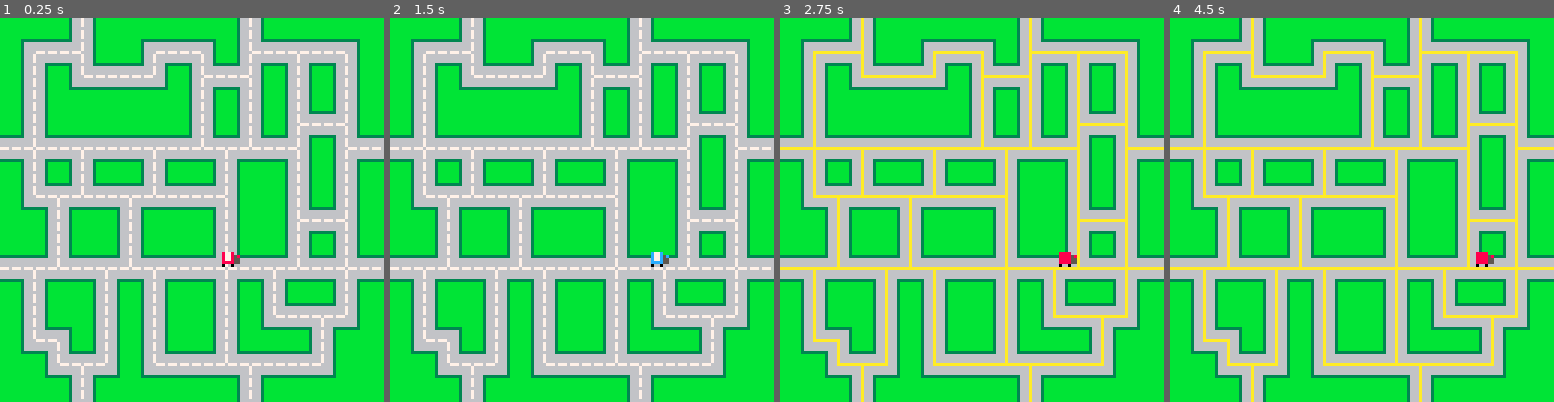
Above: before the commit, frames 1-4 (left to right).
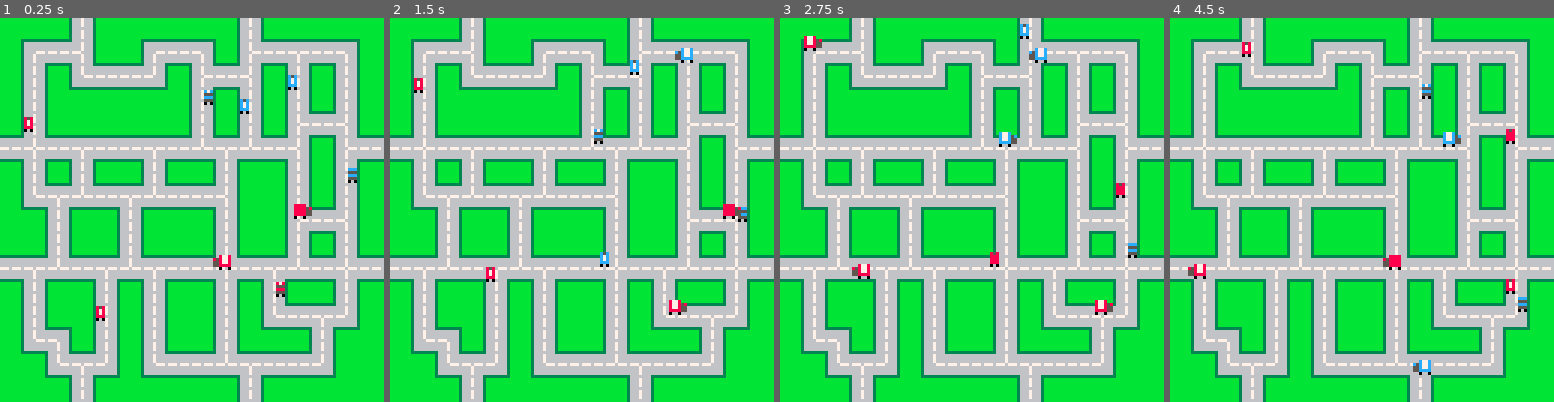
Above: after the commit, the same moments.

Repository: eddyashton/ld53
Game: PICO-8 cartridge delivery.p8
Same seed, same stepped clock (60 frames per second), same inputs: the game is played once before the commit and once after it.
Inputs:
- Up to frame 1 (0.25 s): no input
- Up to frame 2 (1.5 s): tap X (X key) at 0.33, 1.07 s; tap O (Z key) at 0.7 s
- Up to frame 3 (2.75 s): hold Right 1.6-2.1 s; tap O (Z key) at 1.7, 2.1, 2.5 s; tap X (X key) at 1.85 s; hold Up 2.15-2.42 s; hold Right from 2.47 s (still down)
- Up to frame 4 (4.5 s): tap O (Z key) every 0.4 s from 2.9 to 4.1 s; tap X (X key) at 2.97, 4.08 s; release Right at 3.03 s; hold Left 3.08-3.58 s; hold Down 3.63-3.97 s; hold Right from 4.02 s (still down)

The runs differ from the first frame. In frame 1, 1.0% of the frame differs, in the area x 6-93%, y 14-79%; in frame 2, 1.1%; in frame 3, 8.1%, in the area x 0-100%, y 0-100%; in frame 4, 8.0%.

Commit message:
Now the random trucks are cool!

Diff:
--- a/delivery.p8
+++ b/delivery.p8
@@ -49,7 +49,7 @@
  if (btnp(➡️)) tr.dir_idx = 1
  if (btnp(⬇️)) tr.dir_idx = 2
  if (btnp(⬅️)) tr.dir_idx = 3
- if (btnp(❎)) tr.full = not tr.full _dbg_draw = not _dbg_draw
+ if (btnp(❎)) tr.full = not tr.full
  if (btnp(🅾️)) tr.blue = not tr.blue
 
  if (btnp(⬆️) or btnp(➡️) or btnp(⬇️) or btnp(⬅️)) then
@@ -154,32 +153,24 @@
  end
 
  trucks = {
-  mk_truck(false, v2(75,83), 1),
+  mk_truck(false, v2(73,80), 1),
  }
 
- --[[
-	-- randomly place some trucks on the roads
+	-- randomly place some trucks on the paths
 	for i=1,8 do
-	 local cy,row = rnd_el(roads)
-	 local cx,_ = rnd_el(row)
-	 local d = rnd(dirs)
-	 local x,y = cx*8,cy*8
-	 -- correct x, y based on dir
-	 if (d == down) x+=1
-	 if (d == up) x+=5 y+=5
-	 if (d == right) x+=4 y+=2
-	 if (d == left) x+=4 y+=5
+	 local y,row = rnd_el(paths)
+	 local x,_ = rnd_el(row)
+	 local dir_idx = flr(rnd(4))
 	 add(trucks,
 	  mk_truck
 	  (
 	   i%2==0,
 	   v2(x,y),
-				d,
+				dir_idx,
 	   flr(i/2)==1
 	  )
 	 )
 	end
-	]]--
 end
 
 function sspr_args(pos,dir)
